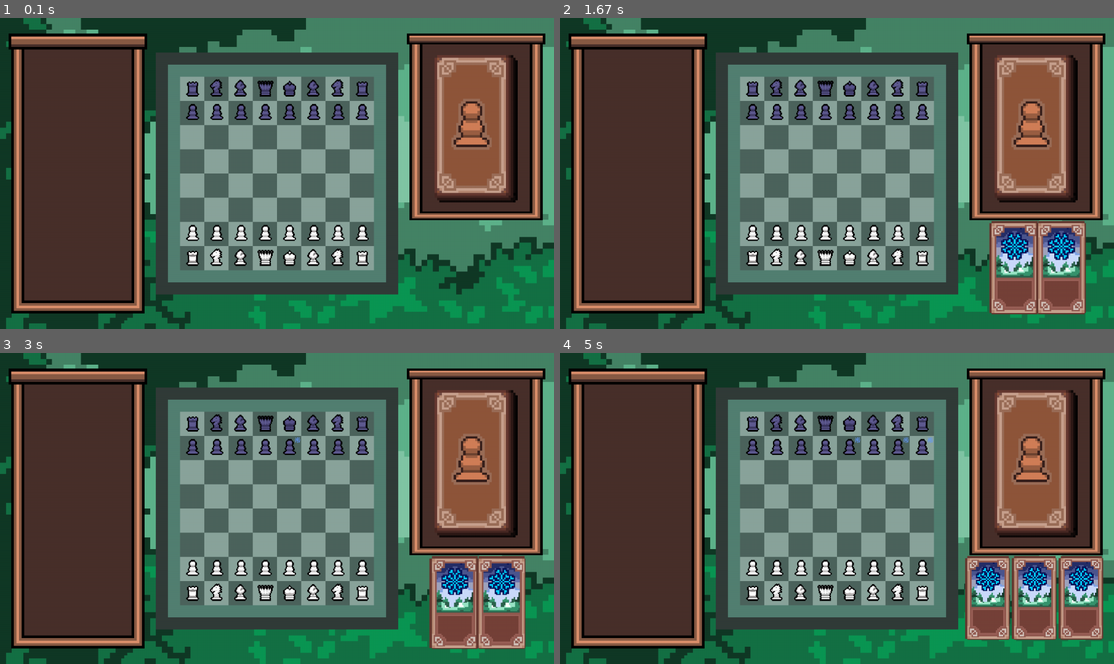
Above: before the commit, frames 1-4 (two rows, left to right).
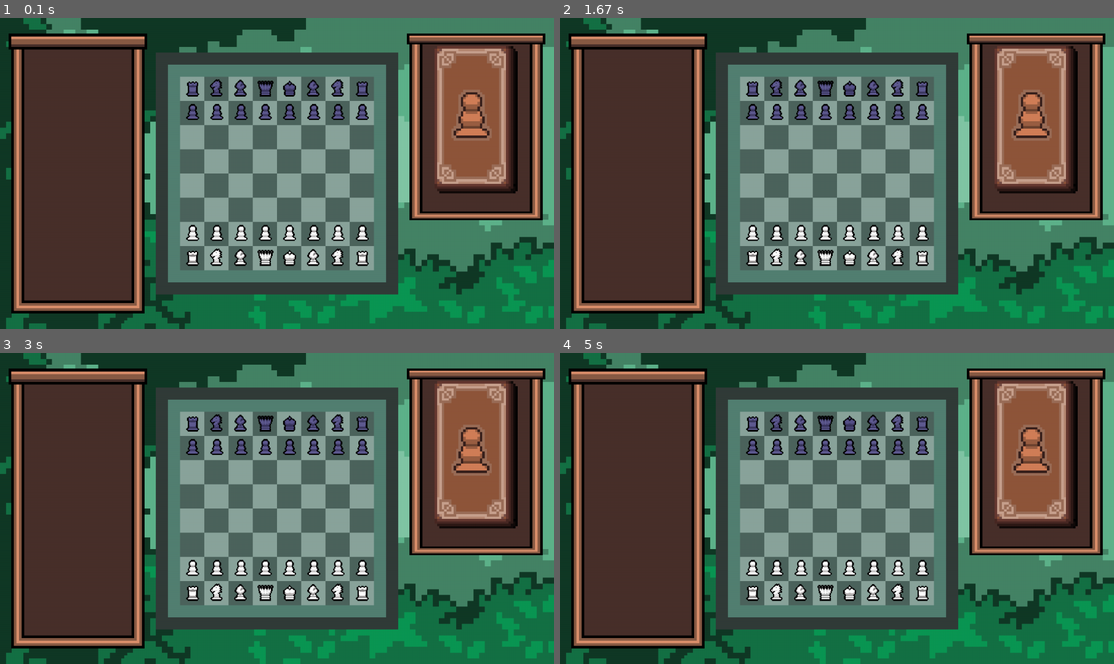
Above: after the commit, the same moments.

Repository: CorentinFinou/Projet-NSI-Chess
Game: pygame game, started from sources/programmes/app.py
The game is run twice, just before and just after one commit, with the same random seed, the same clock (stepped at 60 frames per second) and the same inputs.
Inputs (mouse positions are in pixels of both pictures, inside the frame that each line leads up to):
- Up to frame 1 (0.1 s): no input
- Up to frame 2 (1.67 s): press the mouse at (1036, 129) at 0.37 s; move the mouse to (925, 111) at 0.47 s; release the mouse at (809, 92) at 0.6 s; press the mouse at (1036, 273) at 0.7 s; move the mouse to (875, 279) at 0.8 s; release the mouse at (720, 288) at 0.93 s; press the mouse at (1036, 273) at 1.03 s; move the mouse to (958, 241) at 1.13 s; release the mouse at (881, 213) at 1.27 s; press the mouse at (1036, 129) at 1.37 s; move the mouse to (969, 105) at 1.47 s; release the mouse at (909, 83) at 1.6 s
- Up to frame 3 (3 s): press the mouse at (476, 464) at 1.7 s; move the mouse to (382, 452) at 1.8 s; release the mouse at (282, 443) at 1.93 s; press the mouse at (520, 598) at 2.6 s; move the mouse to (398, 524) at 2.7 s; release the mouse at (277, 449) at 2.83 s; press the mouse at (520, 598) at 2.93 s
- Up to frame 4 (5 s): move the mouse to (992, 527) at 3.03 s; release the mouse at (909, 455) at 3.17 s; press the mouse at (1036, 608) at 3.27 s; move the mouse to (981, 524) at 3.37 s; release the mouse at (920, 440) at 3.5 s; press the mouse at (1036, 464) at 3.6 s; move the mouse to (920, 496) at 3.7 s; release the mouse at (803, 530) at 3.83 s; press the mouse at (1036, 464) at 3.93 s; move the mouse to (981, 533) at 4.03 s; release the mouse at (925, 601) at 4.17 s; press the mouse at (1014, 601) at 4.27 s; move the mouse to (886, 576) at 4.37 s; release the mouse at (764, 552) at 4.5 s; press the mouse at (1058, 601) at 4.6 s; move the mouse to (881, 573) at 4.7 s; release the mouse at (704, 548) at 4.83 s; press the mouse at (1036, 464) at 4.93 s

The runs differ from the first frame. In frame 1, 2.9% of the frame differs, in the area x 78-94%, y 9-60%; in frame 2, 8.1%; in frame 3, 8.1%; in frame 4, 9.4%, in the area x 53-99%, y 9-93%.

Commit message:
avancement

Diff:
--- a/sources/programmes/consts.py
+++ b/sources/programmes/consts.py
@@ -31,3 +31,6 @@
 
 #effects
 effetGelImg = pygame.image.load('../img/effects/gel.png').convert_alpha()
+
+#police de caractères
+police = pygame.font.Font('../img/fonts/font.ttf', 40)
--- a/sources/programmes/jeu.py
+++ b/sources/programmes/jeu.py
@@ -1,5 +1,5 @@
 import pygame,consts
-from random import randint
+from random import choices
 def jeu():
     pygame.init()
     fenetrePrincipale = pygame.display.set_mode((0,0), pygame.FULLSCREEN)
@@ -455,18 +455,22 @@
                 else:
                     self.action(case,joueur,groupeEffet,tour)
 
-            def action(self,case,joueur,groupeEffet,tour):
+            def action(self,case,joueur,groupeEffet,nbrTour):
                 if plateau1.grille[int(case[1])][int(case[0])].estVide() == False and plateau1.get_object(int(case[1]),int(case[0])).couleur != joueur:
                     target = plateau1.get_object(int(case[1]),int(case[0]))
                     if self.avoirType() == 'gel':
                         target.moveable = False
-                        target.durations.append(('gel',tour+2))
+                        target.durations.append(('gel',nbrTour+2))
                         target.affichageEffet('gel',consts.effetGelImg,groupeEffet)
                         self.sprite.kill()
                         self.jouee = True
-
-                else:
-                    self.modifierPosition(self.origin, False)
+                elif plateau1.grille[int(case[1])][int(case[0])].estVide() == True:
+                    if self.avoirType() == 'invocation':
+                        target = plateau1.grille[int(case[1])][int(case[0])]
+                        target.modifContenu(choices([pion,cavalier,fou,tour,reine],[0.60,0.15,0.15,0.075,0.025])[0](case[0],case[1],joueur)) #([choix],[probas])
+                        self.sprite.kill()
+                        self.jouee = True
+
 
     class Bouton:
         def __init__(self, surface, x, y, image, action):
@@ -569,11 +573,8 @@
                         monnaieNoir += pieceMangée.valeur
 
             except AssertionError as error:
-                print(error)
-                print(possibilités)
                 coupPrécédentEffectué = False
         except AssertionError as error:
-            print(error)
             coupPrécédentEffectué = False
         finally:
             #print(f'Coup précédent éffectué : {coupPrécédentEffectué}')
@@ -589,30 +590,32 @@
         spritesPiecesGroupe = pygame.sprite.Group()
         spritesCartesGroup = pygame.sprite.Group()
         spritesEffetsGroup = pygame.sprite.Group()
+        spritesTextGroup = pygame.sprite.Group()
         cartes = []
         cartesJouées = []
-        boutonCartes = Bouton(imageShop, imageShop.get_width()/2-imageBoutonCartes.get_width()/2, 50, imageBoutonCartes, ajouterCarte)
+        boutonCartes = Bouton(imageShop, imageShop.get_width()/2-imageBoutonCartes.get_width()/2, imageShop.get_height()/15, imageBoutonCartes, ajouterCarte)
         carteActuelle = None
-        tour = 1
+        nbrTour = 1
         joueur = 'blanc'
         monnaieBlanc,monnaieNoir = 0,0
-        #print(f" \nC'est le tour des {joueur}s")
+        text = ''
+        imgText = consts.police.render(text,True,'white')
+        rectImgText = imgText.get_rect()
+        rectImgText.topleft = (imageShop.get_width()/2-rectImgText[2]/2, imageShop.get_height()-imageShop.get_height()/7.5)
         for ligne in plateau1.grille:
-            for piece in ligne:
-                if piece.contenu!=None:
-                    piece.contenu.affichage(spritesPiecesGroupe)
-                    for effectDuration in piece.contenu.durations:
-                        if effectDuration[1] == tour:
-                            print('test')
-                            piece.inverseEffet(effectDuration[0])
+            for case in ligne:
+                if case.contenu!=None:
+                    case.contenu.affichage(spritesPiecesGroupe)
         while garderOuvert == True:
             for ligne in plateau1.grille:
-                for piece in ligne:
-                    if piece.contenu!=None:
-                        for effectDuration in piece.contenu.durations:
-                            if effectDuration[1] == tour:
-                                print('test')
-                                piece.contenu.inverseEffet(effectDuration[0])
+                for case in ligne:
+                    if case.contenu:
+                        if not case.contenu.sprite:
+                            case.contenu.affichage(spritesPiecesGroupe)
+                        if case.contenu.durations != []:
+                            for effectDuration in case.contenu.durations:
+                                if effectDuration[1] == nbrTour:
+                                    case.contenu.inverseEffet(effectDuration[0])
             for event in pygame.event.get():
                 if event.type == pygame.KEYDOWN:
                     if event.key == pygame.K_ESCAPE:
@@ -630,12 +633,18 @@
                                     xDest,yDest = int(xDest),int(yDest)
                             joueur,coupEffectué,mat,monnaieBlanc,monnaieNoir = effectuerMouvement(pieceABouger,xDest,yDest,spritesPiecesGroupe,monnaieBlanc,monnaieNoir,joueur,mat)
                             if coupEffectué == True and mat == False:
-                                tour += 0.5
+                                nbrTour += 0.5
                                 print(monnaieBlanc,monnaieNoir)
+                                text = str(monnaieBlanc if joueur == 'blanc' else monnaieNoir)
+                                imgText = consts.render(text,True,'white')
+
                     if event.button == 1 :
                         pos = pygame.mouse.get_pos()
                         if boutonCartes.verifier_clic((pos[0]-((fenetrePrincipale.get_size()[0]-imageShop.get_size()[0]-20)),pos[1]-((fenetrePrincipale.get_size()[1]*0.10)//2))) == True:
-                            boutonCartes.action(cartes,spritesCartesGroup)
+                            monnaieJoueur = (monnaieBlanc if joueur == 'blanc' else monnaieNoir)
+                            if monnaieJoueur>=30:
+                                boutonCartes.action(cartes,spritesCartesGroup,choices(['gel','invocation'],[0.5,0.5])[0])
+                                monnaieJoueur -= 30
                         for e in cartes:
                             if e.sprite.rect.collidepoint(pos):
                                 carteActuelle = e
@@ -649,7 +658,7 @@
                     if carteActuelle:
                         if cartes != [] and carteActuelle.selectionnee:
                             carteActuelle.selectionnee = False
-                            carteActuelle.verifierAction(joueur,spritesEffetsGroup,tour)
+                            carteActuelle.verifierAction(joueur,spritesEffetsGroup,nbrTour)
                             if carteActuelle.jouee == True:
                                 cartesJouées.append(carteActuelle)
                                 centrerCartes(cartes,spritesCartesGroup,False,carteActuelle)
@@ -671,6 +680,8 @@
             spritesCartesGroup.update()
             spritesEffetsGroup.draw(fenetrePrincipale)
             spritesEffetsGroup.update()
+            spritesTextGroup.draw(imageShop)
+            spritesTextGroup.update()
             pygame.display.flip()
 
     plateau1 = plateau()
--- a/sources/programmes/menu.py
+++ b/sources/programmes/menu.py
@@ -16,8 +16,7 @@
     bouton_jouer_img = pygame.transform.scale(bouton_jouer_img, (300, 150))
     bouton_quitter_img = pygame.transform.scale(bouton_quitter_img, (300, 150))
 
-    # Police de caractères
-    police = pygame.font.Font(None, 40)
+
 
     # Classe pour les boutons
     class Bouton:
Binary file added: sources/img/fonts/font.ttf
